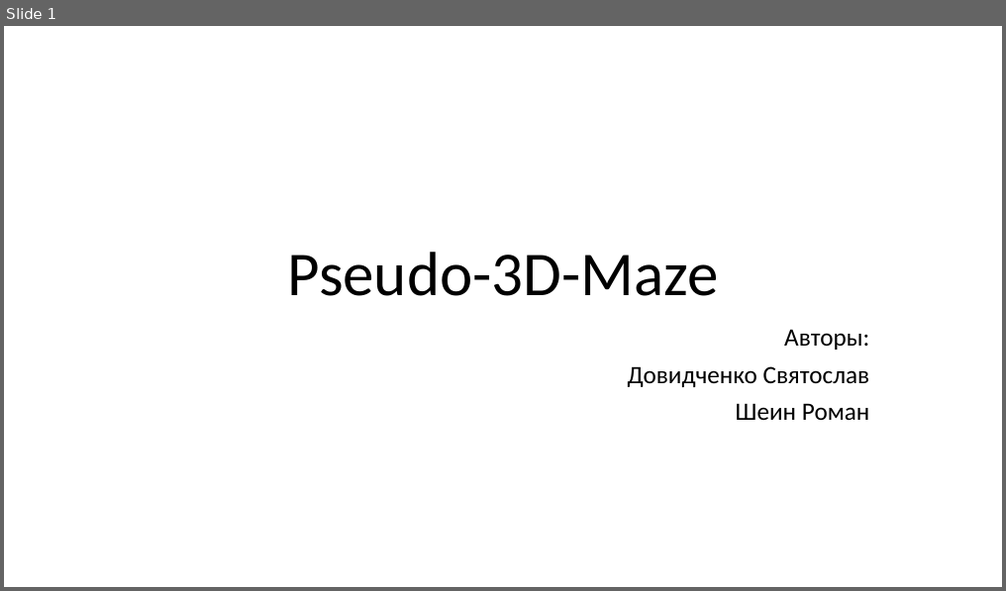
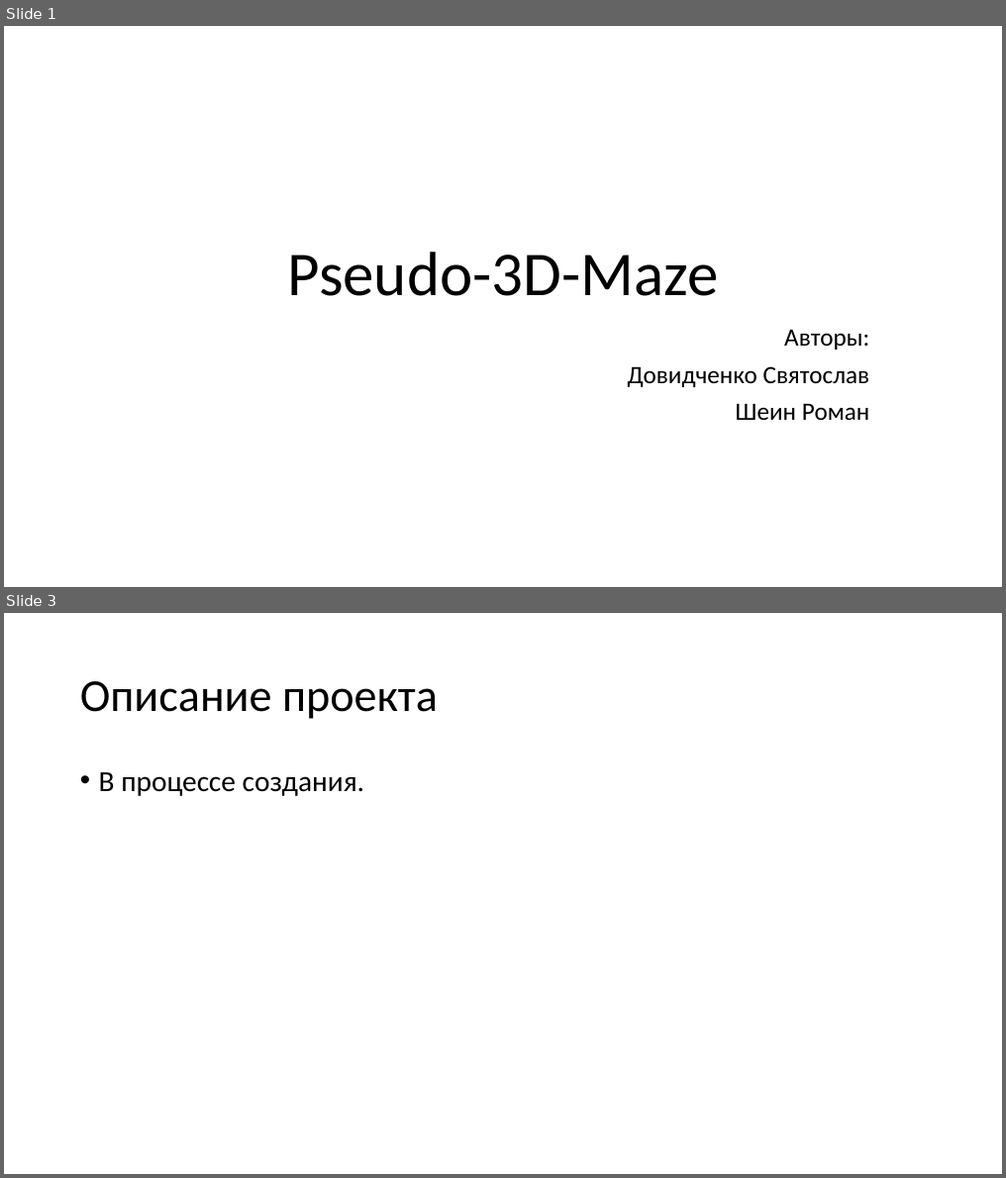
Before and after one commit to DertyuGameDev/Pseudo-3D-Maze-YAL, a slide deck: Pseudo-3D-Maze-YAL.pptx. Shown one above the other, each under a label of ours: slide 1 before the commit, slides 1 and 3 after it; the slides between them are not shown. The pictures are 1006x591 and 1006x1178 pixels, drawn with LibreOffice and Linux fonts; fonts in the diff are those of the drawing. Boxes give left, top, right and bottom in pixels: in the first picture for what was removed or moved away, otherwise in the second. Text is boxed around its words. In the diff, an @@ line names an element or a change of style, - is before the commit and + after.

```diff
--- a/Pseudo-3D-Maze-YAL.pptx
+++ b/Pseudo-3D-Maze-YAL.pptx
@@ slide 3 added at box(4, 613, 1002, 1174), background #FFFFFF @@
@@ title added at box(80, 681, 438, 719), 44 pt, text #000000 @@
+Описание проекта
@@ text added at box(99, 772, 364, 796), 28 pt, text #000000 @@
+• В процессе создания.
```
Also in this commit, not shown: 3 other slides added.
